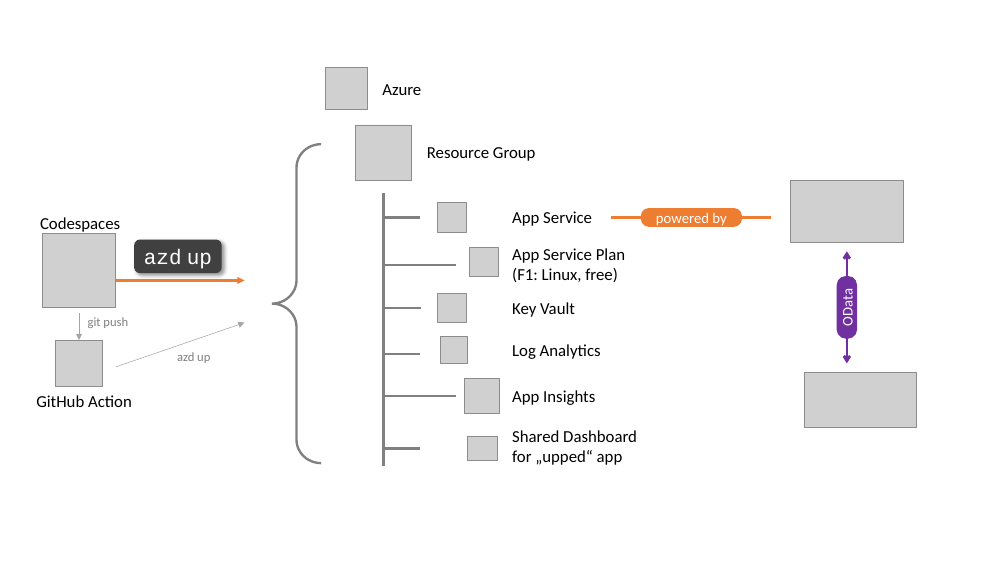
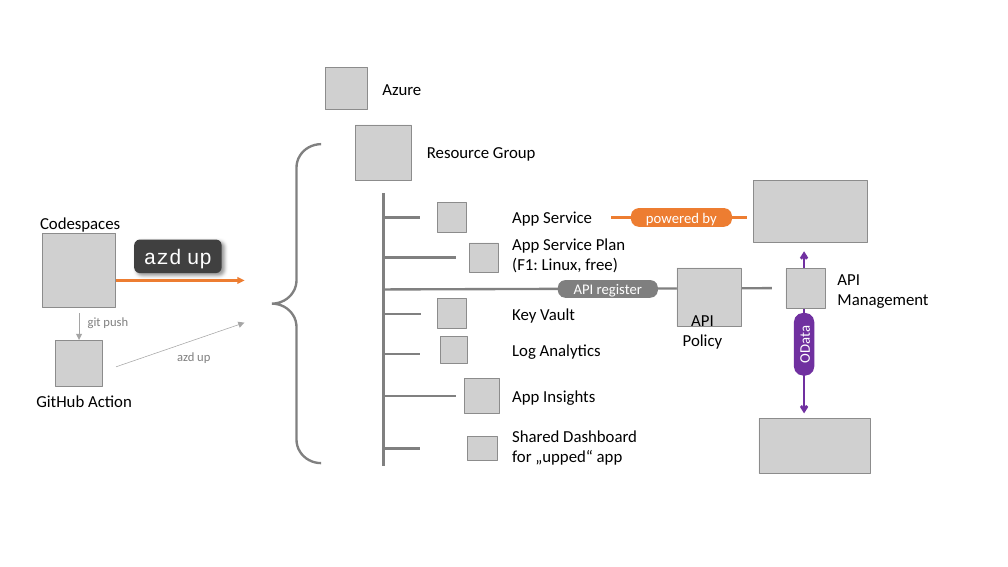
Before and after one commit to Azure-Samples/app-service-javascript-sap-cloud-sdk-quickstart, a slide deck: slide 1 of assets/drawings.pptx. Drawn at 1008x567 pixels with LibreOffice and Linux fonts; fonts in the diff are those of the drawing; grey boxes stand for pictures. Boxes give left, top, right and bottom in pixels: in the first picture for what was removed or moved away, otherwise in the second. Text is boxed around its words. In the diff, an @@ line names an element or a change of style, - is before the commit and + after.

```diff
--- a/assets/drawings.pptx
+++ b/assets/drawings.pptx
@@ rounded rectangle "powered by": place and size @@
-rounded rectangle "powered by" at bbox=[641, 209, 741, 227]
+rounded rectangle "powered by" at bbox=[631, 209, 731, 227]
@@ picture: place and size @@
-picture at bbox=[790, 181, 904, 243]
+picture at bbox=[754, 181, 867, 243]
@@ text "App Service Plan": place and size @@
-text "App Service Plan" at bbox=[512, 248, 625, 282]
+text "App Service Plan" at bbox=[512, 238, 625, 272]
@@ line moved from (612, 218) - (771, 218) to (612, 218) - (747, 218) @@
@@ line moved from (383, 265) - (456, 265) to (383, 258) - (456, 258) @@
@@ picture: place and size @@
-picture at bbox=[470, 247, 499, 277]
+picture at bbox=[470, 243, 499, 272]
@@ picture added at bbox=[677, 268, 741, 326] @@
@@ picture added at bbox=[786, 269, 826, 309] @@
@@ double arrow moved from (847, 251) - (847, 364) to (805, 251) - (805, 414) @@
@@ line added from (383, 290) to (772, 288), #808080 2.25 pt @@
@@ picture: place and size @@
-picture at bbox=[437, 293, 467, 323]
+picture at bbox=[437, 299, 467, 328]
@@ text "Key Vault": place and size @@
-text "Key Vault" at bbox=[512, 302, 575, 317]
+text "Key Vault" at bbox=[512, 308, 575, 323]
@@ rounded rectangle added at bbox=[558, 280, 658, 298], fill #7F7F7F, 14 pt, text #FFFFFF @@
+API register
@@ text added at bbox=[837, 274, 928, 308], 16 pt, text #000000 @@
+API
+Management
@@ line moved from (383, 309) - (420, 309) to (383, 315) - (420, 315) @@
@@ text added at bbox=[683, 315, 722, 349], 16 pt, text #000000 @@
+API
+Policy
@@ rounded rectangle "OData": place and size @@
-rounded rectangle "OData" at bbox=[837, 277, 857, 339]
+rounded rectangle "OData" at bbox=[795, 314, 814, 376]
@@ picture: place and size @@
-picture at bbox=[805, 372, 916, 427]
+picture at bbox=[759, 418, 870, 473]
```
Also in this commit, not shown: 1 other file.
